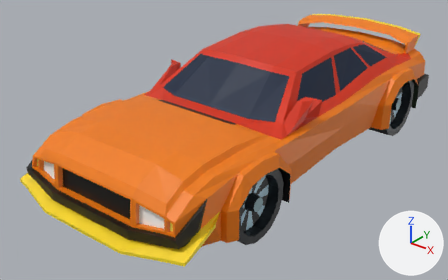
One commit to the Blender file Blender/FantaCar/car.blend: the scene before it, then after it.
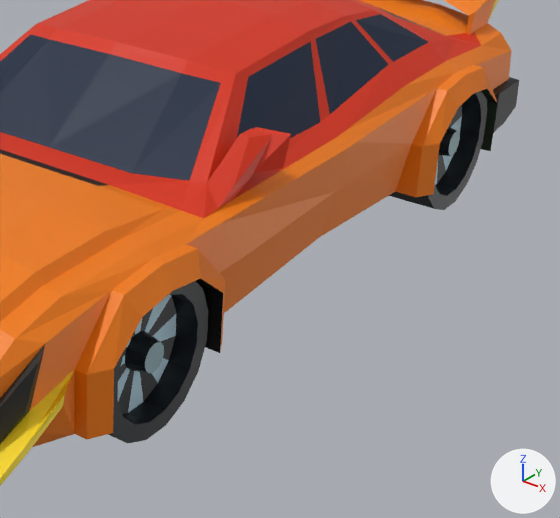
Each version is shown whole from a 50 mm camera at (7.71, -11.06, 6.85) aimed at (-0.35, -0.98, 0.6), then close up on the part from 42% to 100% of the width and 13% to 100% of the height. Lighting does not change. The marker at lower right points along +X, +Y and +Z. The first two pictures are the older version.

Objects in the first close-up: 'Car'.
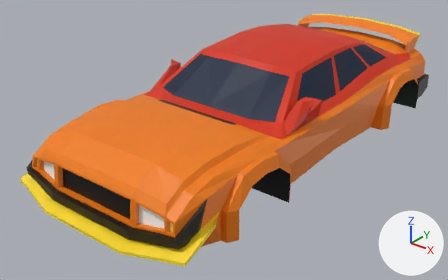
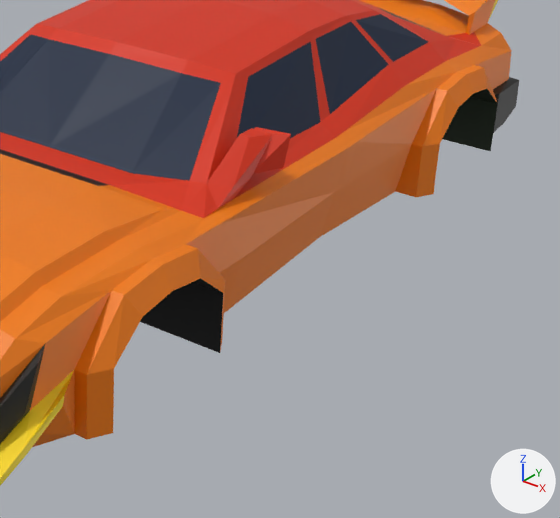
What differs and where, as boxes (x1, y1, x2, y2) in the close-ups (560 x 518 px):
'Car', reshaped, modifiers changed: (0, 0, 519, 485) in both
part 1 of me_cube, deleted: before (389, 91, 487, 210)
part 2 of me_cube, deleted: before (108, 281, 209, 443)

What the commit changed:
me_cube is used by ob_car; location (0.0, 0.0, 0.0).
me_cube had 1102 vertices, 1042 faces, 4 loose edges and spanned x -2.24..2.24, y -5.47..5.01, z 0.0..2.72.
me_cube now has 394 vertices, 357 faces, 2 loose edges and spans x 0.0..2.24, y -5.47..5.01, z 0.49..2.72.
me_cube part 1: the loose piece of 96 vertices spanning x 1.05..2.13, y 2.23..3.83, z 0.01..1.6 is deleted.
me_cube part 2: the loose piece of 96 vertices spanning x 1.09..2.11, y -3.74..-2.23, z 0.0..1.51 is deleted.
Other edits to the shape of me_cube do not show in these pictures.
Object 'Car' (ob_car) gains a MIRROR modifier named 'Mirror'.
Modifier setting: use_clip = True.
